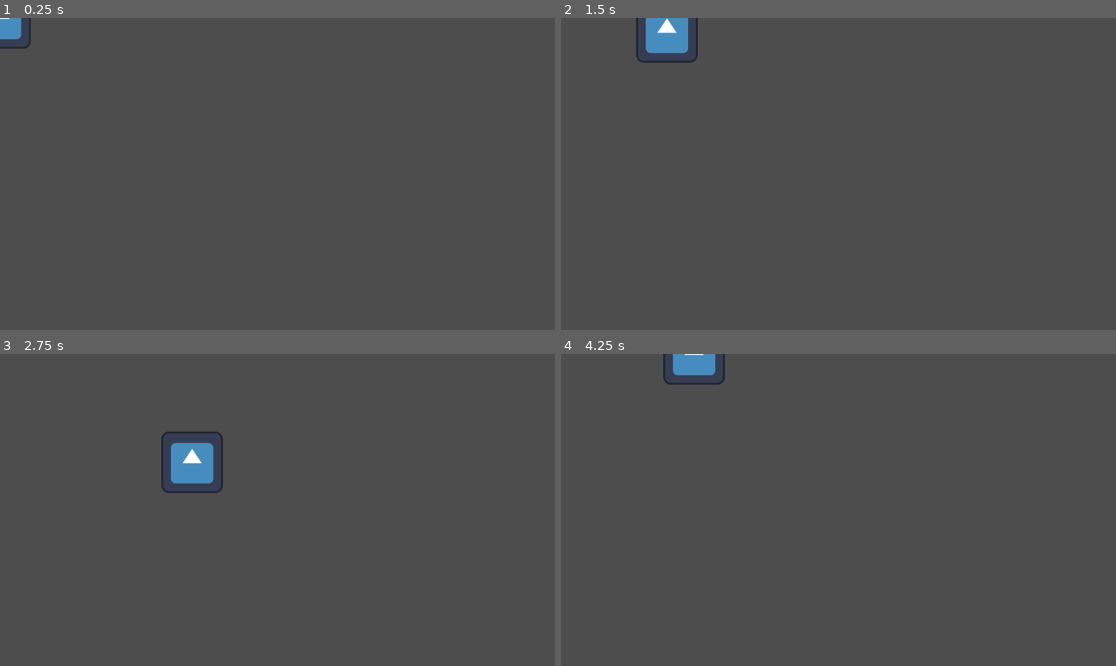
Above: before the commit, frames 1-4 (two rows, left to right).
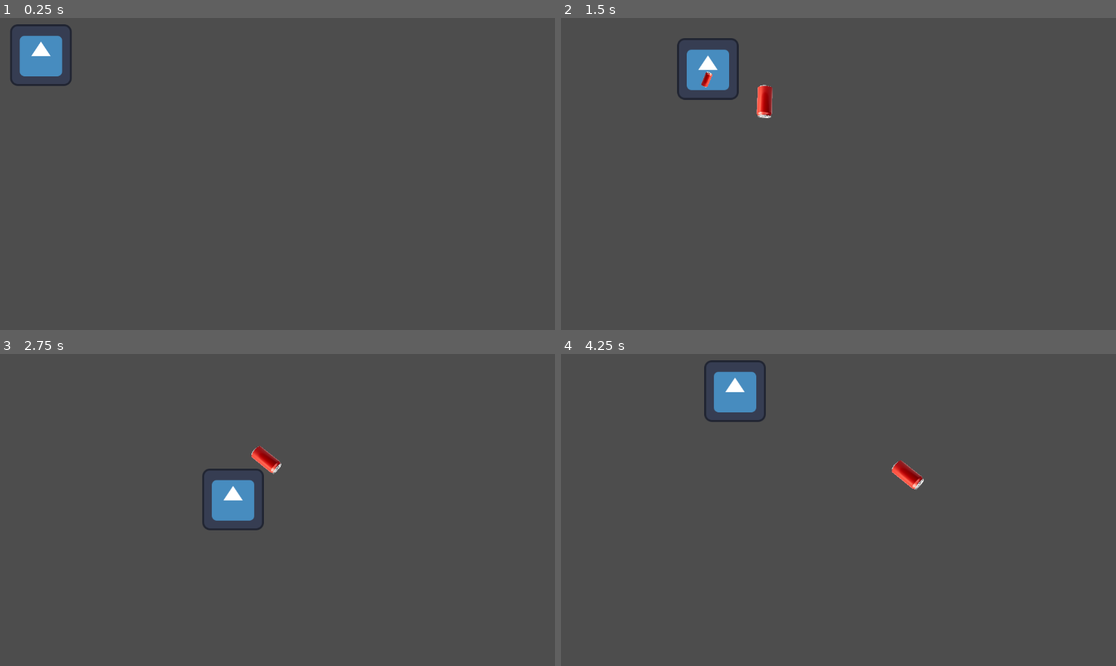
Above: after the commit, the same moments.

Repository: BobWizardLad/mech-command
Game: Godot game, scene res://game_scene.tscn
Two runs of this game, one before a commit and one after it. Both use one fixed random seed, a clock stepped at 60 frames per second and the inputs below. The engine's default icon, where the game draws it, is replaced by a stand-in: a white triangle on a blue panel in a dark square.
Inputs (mouse positions are in pixels of both pictures, inside the frame that each line leads up to):
- Up to frame 1 (0.25 s): no input
- Up to frame 2 (1.5 s): tap Enter at 0.5 s; move the mouse to (960, 158) at 0.52 s; hold D (player_right) 0.53-1.28 s; tap Middle mouse button (flare) at 0.6, 1.35 s; move the mouse to (727, 189) at 1.27 s; hold S (player_down) from 1.28 s (still down)
- Up to frame 3 (2.75 s): move the mouse to (333, 441) at 2.02 s; release S (player_down) at 2.03 s; hold D (player_right) from 2.03 s (still down); tap Middle mouse button (flare) at 2.1 s
- Up to frame 4 (4.25 s): move the mouse to (810, 572) at 2.77 s; release D (player_right) at 2.78 s; hold W (player_up) 2.78-3.53 s; tap Middle mouse button (flare) at 2.85, 3.6 s; move the mouse to (1005, 556) at 3.52 s; hold A (player_left) from 3.53 s (still down)

The runs differ from the first frame. In frame 1, 1.5% of the frame differs, in the area x 0-13%, y 0-22%; in frame 2, 2.5%; in frame 3, 2.8%, in the area x 29-51%, y 24-57%; in frame 4, 2.2%.

Commit message:
:sparkles: Player control flare launcher
Flares can now be launched from the player and will correctly despawn on impact/ spawn unique instances when fired.

Diff:
--- a/Mech-command/Flare.gd
+++ b/Mech-command/Flare.gd
@@ -1,4 +1,5 @@
 extends CharacterBody2D
+class_name Flare
 
 @onready var Sprite: Sprite2D = $Sprite
 
@@ -12,14 +13,8 @@
 var travel_arc_timing # Calculated travel time between launch and landing
 
 func _physics_process(delta) -> void:
-	# TEST input to fire flare
-	if Input.is_action_just_pressed("flare"):
-		flare_target = get_global_mouse_position()
-		origin_pos = position
-		set_flare_travel(flare_target)
-
-		var dir = position.direction_to(flare_target)
-		velocity = dir.normalized() * proj_speed
+	var dir = position.direction_to(flare_target)
+	velocity = dir.normalized() * proj_speed
 
 	# Flare motion in the x/y plane; seperate from the 'height' traversal
 	if origin_pos < flare_target and not position >= flare_target:
@@ -43,6 +38,7 @@
 func set_flare_travel(target: Vector2) -> Node:
 	flare_travel = true
 	flare_target = target
+	origin_pos = position
 	travel_arc_timing = flare_target.distance_to(self.position)/proj_speed
 	return self
 
@@ -51,6 +47,7 @@
 func flare_descent(arc: float = travel_arc_timing) -> void:
 	var tween = get_tree().create_tween()
 	tween.tween_property(self, 'height', 1, (arc)/2).set_trans(Tween.TRANS_SINE)
+	tween.tween_callback(queue_free)
 
 # Calls the tween for the first half of the flare arc
 # Defaults to the node's built in arc; can be overwritten
--- a/Mech-command/Player.gd
+++ b/Mech-command/Player.gd
@@ -1,6 +1,15 @@
 extends CharacterBody2D
 
 const SPEED: float = 300.0
+
+@onready var FLARE: Resource = load("res://flare.tscn")
+
+func _process(_delta):
+	if Input.is_action_just_pressed("flare"):
+		var new_flare: Flare = FLARE.instantiate()
+		new_flare.position = position
+		new_flare.set_flare_travel(get_global_mouse_position())
+		get_parent().add_child(new_flare)
 
 func _physics_process(delta) -> void:
 	# Get the input direction in both axis and handle direction
--- a/Mech-command/game_scene.tscn
+++ b/Mech-command/game_scene.tscn
@@ -9,7 +9,9 @@
 [node name="GameScene" type="Node2D"]
 
 [node name="Player" type="CharacterBody2D" parent="."]
+position = Vector2(85, 77)
 script = ExtResource("1_vyhvq")
+metadata/_edit_group_ = true
 
 [node name="Sprite2D" type="Sprite2D" parent="Player"]
 texture = ExtResource("1_irnu1")
